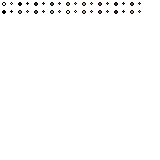
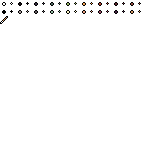
Layers edited between the first and the second 160×160 image:
painted on "Layer 19" over left=0, top=16, right=8, bottom=24
